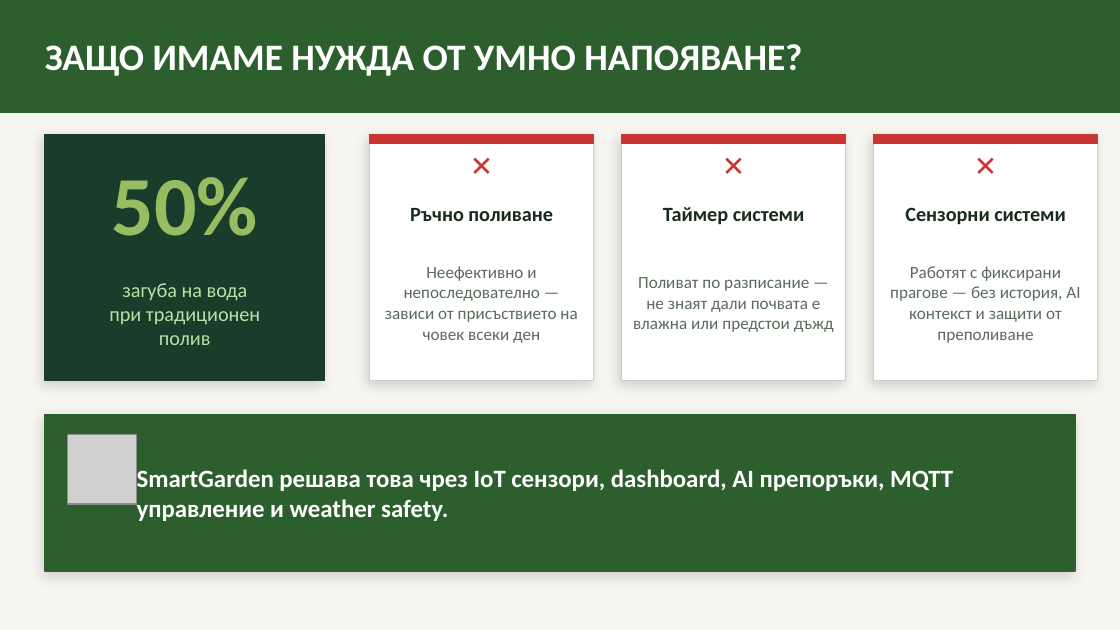
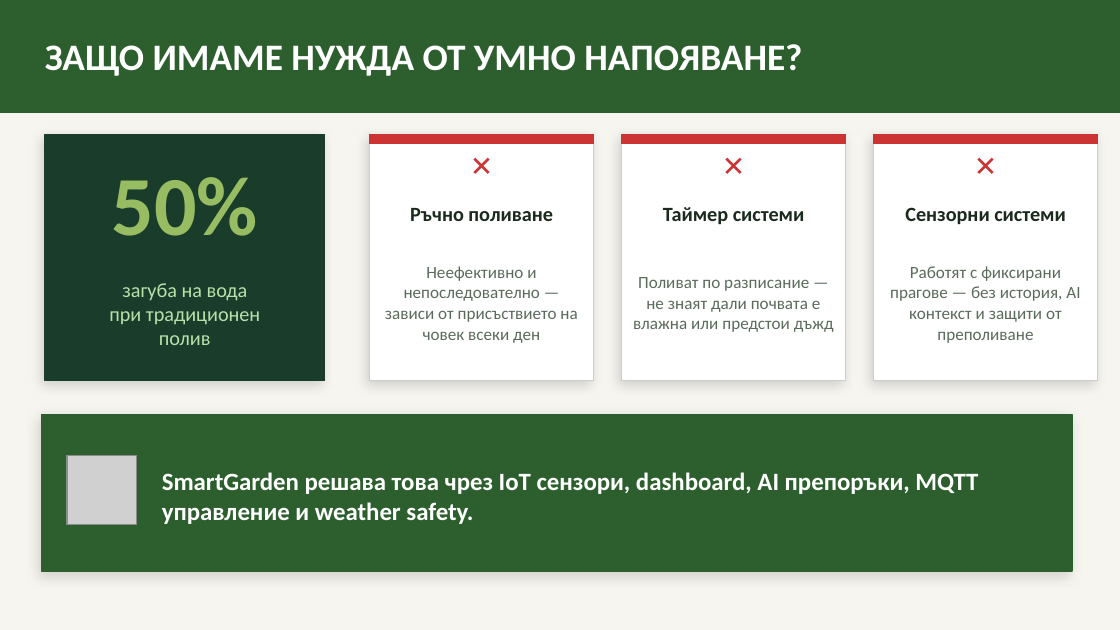
Before and after one commit to FPHAV1S/SmartGarden, a slide deck: slide 2 of SmartGarden_Presentation.pptx. Drawn at 1120x630 pixels with LibreOffice and Linux fonts; fonts in the diff are those of the drawing; grey boxes stand for pictures. Boxes give left, top, right and bottom in pixels: in the first picture for what was removed or moved away, otherwise in the second. Text is boxed around its words. In the diff, an @@ line names an element or a change of style, - is before the commit and + after.

```diff
--- a/SmartGarden_Presentation.pptx
+++ b/SmartGarden_Presentation.pptx
@@ rectangle: place and size @@
-rectangle at bbox=[45, 414, 1075, 571]
+rectangle at bbox=[41, 414, 1072, 571]
@@ text "SmartGarden решава това чрез IoT ...": place and size @@
-text "SmartGarden решава това чрез IoT ..." at bbox=[137, 469, 953, 521]
+text "SmartGarden решава това чрез IoT ..." at bbox=[162, 472, 978, 524]
@@ picture: place and size @@
-picture at bbox=[67, 435, 137, 504]
+picture at bbox=[67, 455, 137, 524]
```
Also in this commit, not shown: 6 other slides changed, 23 other files.
